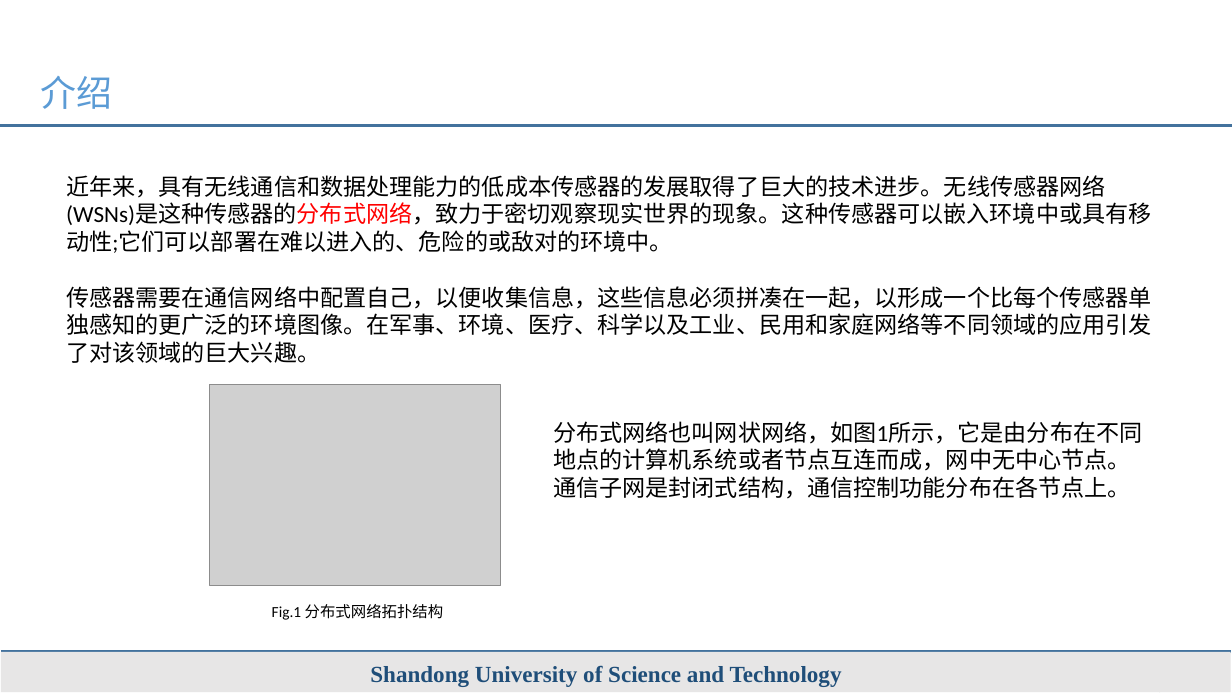
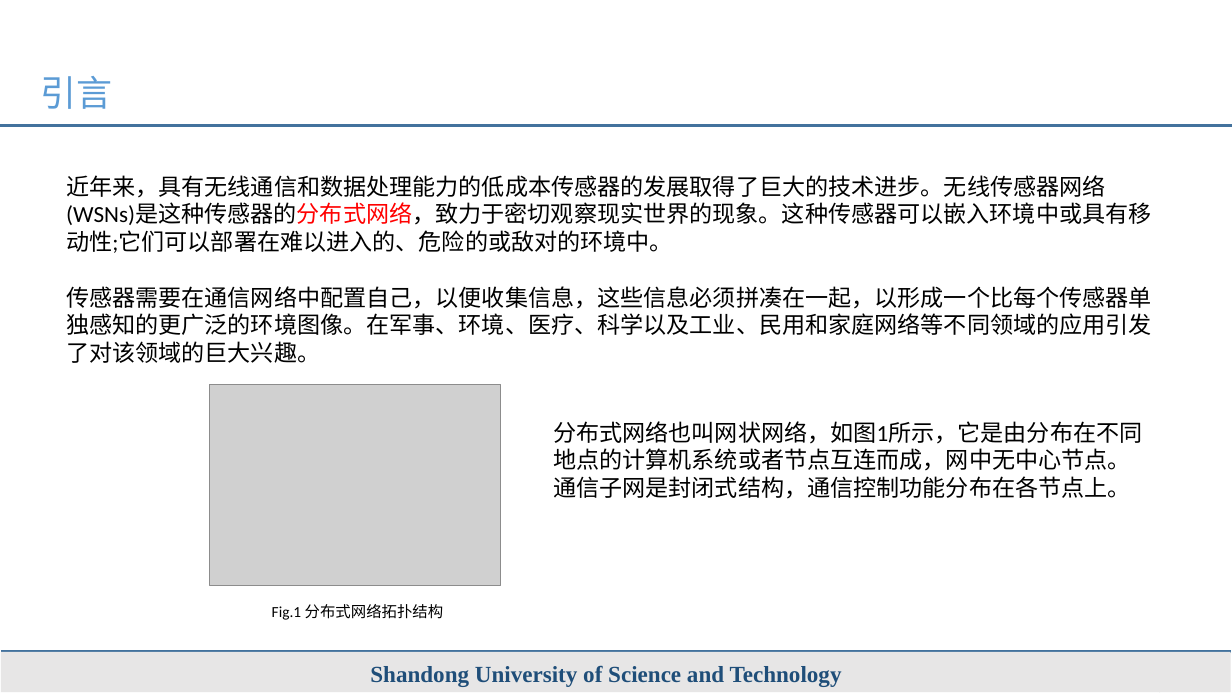
Before and after one commit to liuguaaa/assignment, a slide deck: slide 3 of WSN/时钟同步(1).pptx. Drawn at 1232x693 pixels with LibreOffice and Linux fonts; fonts in the diff are those of the drawing; grey boxes stand for pictures. Boxes give left, top, right and bottom in pixels: in the first picture for what was removed or moved away, otherwise in the second. Text is boxed around its words. In the diff, an @@ line names an element or a change of style, - is before the commit and + after.

```diff
--- a/WSN/时钟同步(1).pptx
+++ b/WSN/时钟同步(1).pptx
@@ text at (x1=40, y1=76, x2=112, y2=109): text changed @@
-介绍
+引言
```
Also in this commit, not shown: 10 other slides changed.
